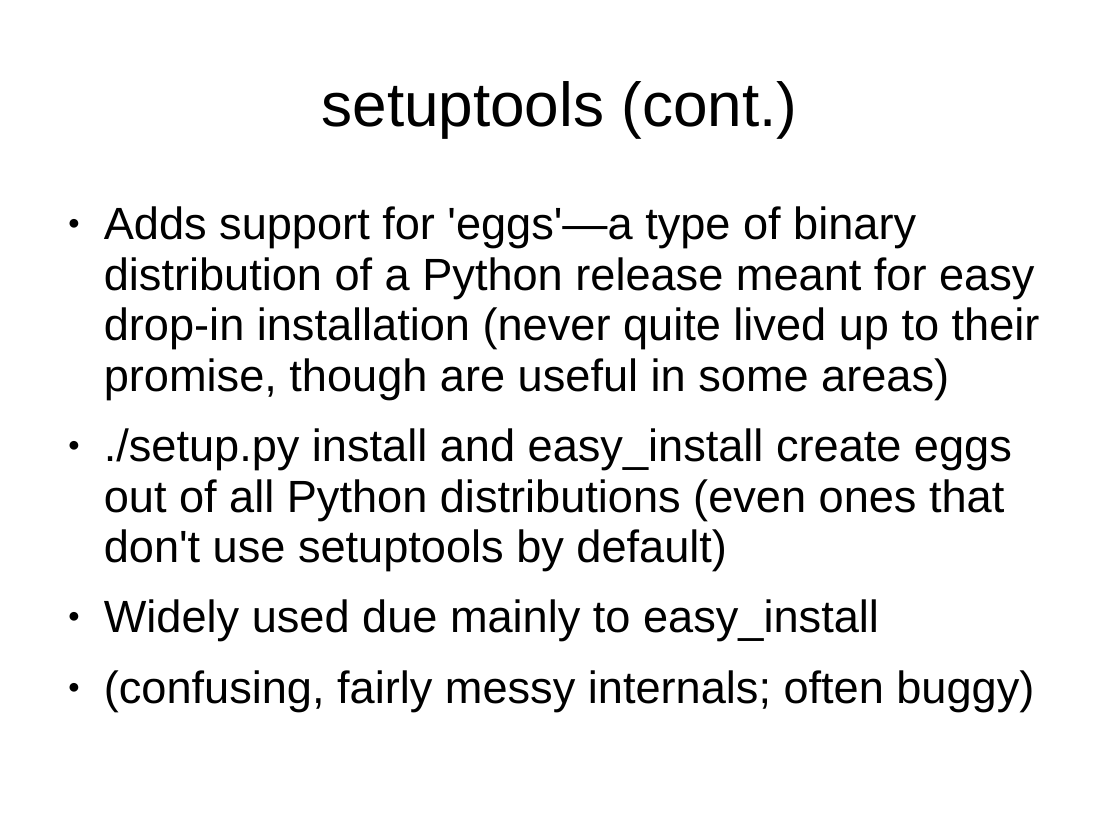
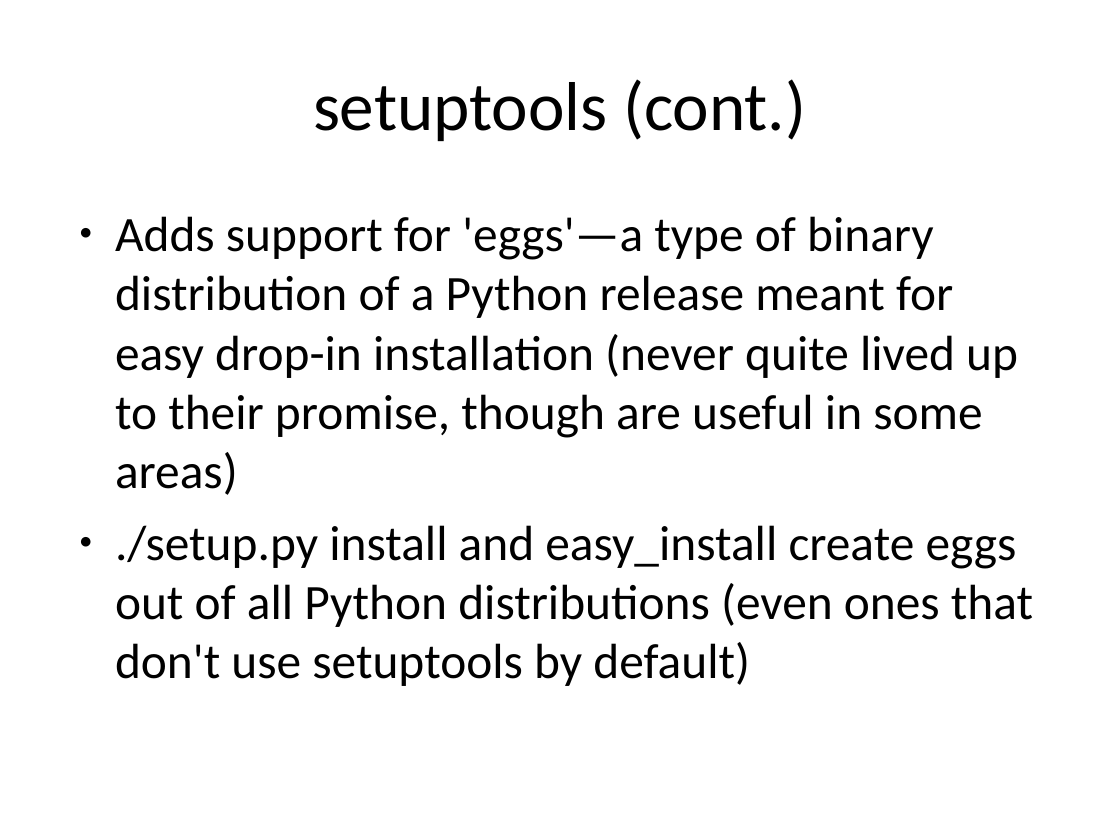
Before and after one commit to embray/pyastro-packaging-tutorial, a slide deck: slide 13 of packaging.ppt (slide 8 before the commit). Drawn at 1120x840 pixels with LibreOffice and Linux fonts; fonts in the diff are those of the drawing. Boxes give left, top, right and bottom in pixels: in the first picture for what was removed or moved away, otherwise in the second. Text is boxed around its words. In the diff, an @@ line names an element or a change of style, - is before the commit and + after.

```diff
--- a/packaging.ppt
+++ b/packaging.ppt
@@ title "setuptools (cont.)" at bbox=[313, 79, 806, 141]: size 44 to 49 pt, font Arial to Calibri; line spacing 0.93 to 1 @@
@@ text "Adds support for 'eggs'—a type ..." at bbox=[115, 216, 1033, 686]: size 32 to 35 pt, font Arial to Calibri; line spacing 0.93 to 1; less space between paragraphs @@
@@ text at bbox=[104, 599, 1034, 712]: paragraphs removed @@
-● Widely used due mainly to easy_install
-● (confusing, fairly messy internals; often buggy)
```
Also in this commit, not shown: 7 other slides changed, 14 slides added, 10 slides removed.
